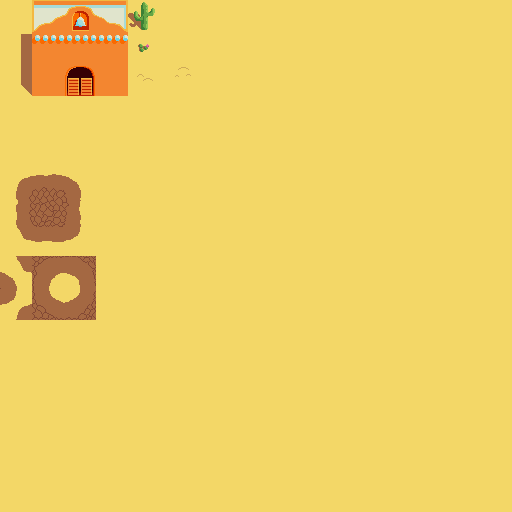
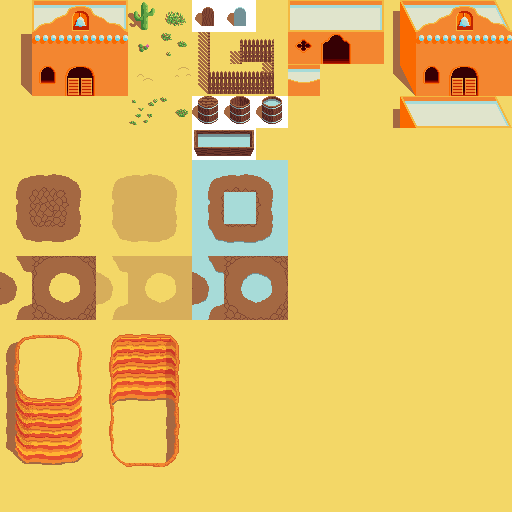
Comparing the layer stacks of the two 512 × 512 images. Changes:
added layer "Pasted Layer #6" above "Pasted Layer #5" over [393, 96, 512, 128]
added layer "Pasted Layer #5" above "Pasted Layer #4" over [288, 0, 384, 96]
added layer "Pasted Layer #4" above "Pasted Layer #3" over [112, 337, 176, 407]
added layer "Pasted Layer #3" above "Pasted Layer #2" over [129, 99, 158, 125]
added layer "Pasted Layer #2" above "Bush" over [160, 97, 188, 117]
added layer "Bush" above "Tombstone copy" over [161, 33, 187, 56]
added layer "Tombstone copy" above "Water Barrel" over [227, 7, 246, 26]
added layer "Water Barrel" above "Empty Barrel" over [256, 96, 282, 124]
added layer "Empty Barrel" above "Barrel" over [224, 96, 250, 124]
added layer "Barrel" above "Fence" over [192, 96, 218, 124]
added layer "Fence" above "Tombstone" over [198, 32, 274, 94]
added layer "Tombstone" above "Pasted Layer" over [195, 7, 214, 26]
added layer "Pasted Layer" above "Pasted Layer #1" over [393, 2, 512, 96]
added layer "Pasted Layer #1" above "Sand" over [165, 0, 511, 32]
painted on "Church" over [39, 66, 56, 84]
added layer "Path" above "MudToWater" over [96, 174, 192, 320]
added layer "MudToWater" above "Dry Mud" over [192, 160, 288, 320]
removed layer "Background" over [6, 0, 512, 467]
added layer "InnerCliff" above "CliffWall" over [109, 334, 180, 467]
added layer "CliffWall" above "Water Trough" over [6, 335, 83, 465]
added layer "Water Trough" above "Sand #1" over [194, 130, 254, 156]
added layer "Sand #1" over [6, 0, 512, 467]
